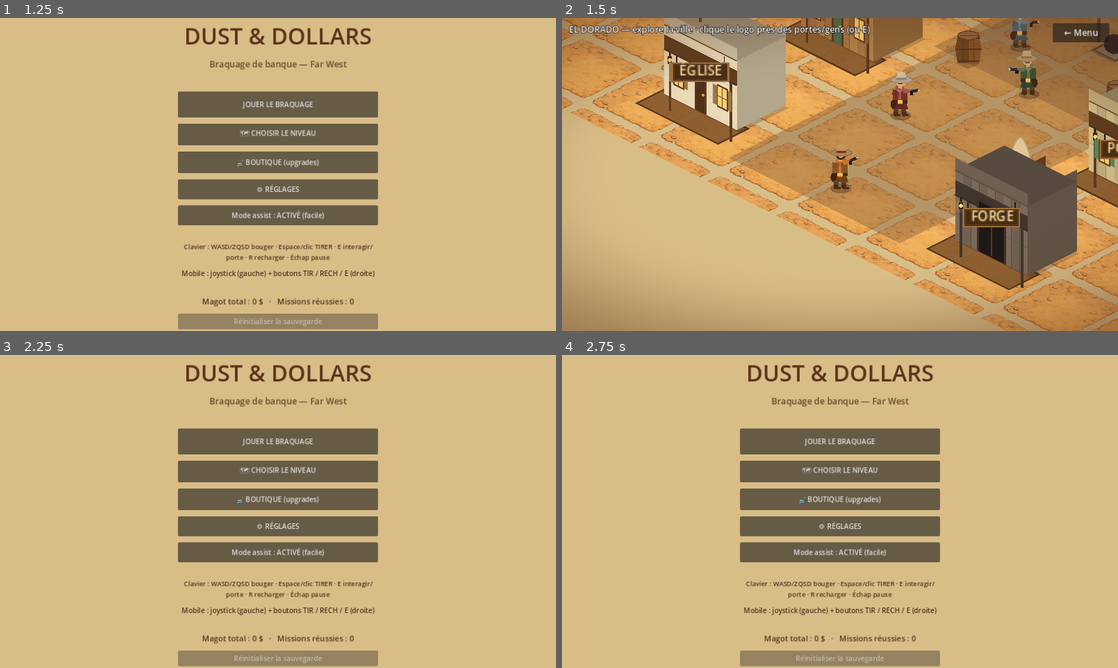
Above: before the commit, frames 1-4 (two rows, left to right).
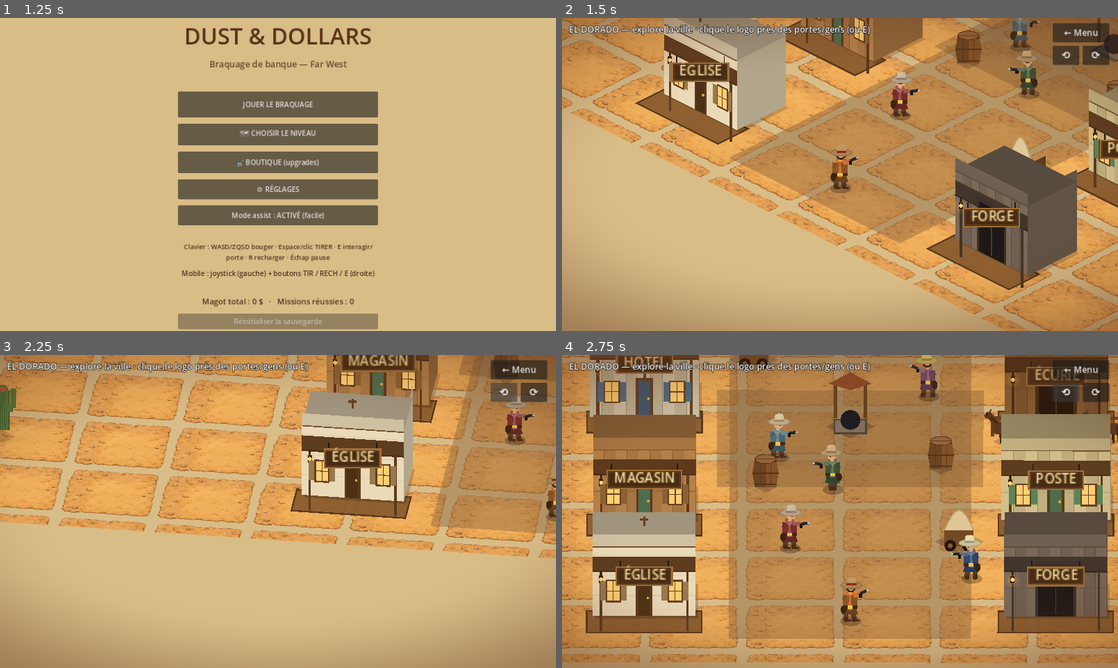
Above: after the commit, the same moments.

Repository: sebadiaz/Cowboys
Game: Godot game, scene res://scenes/Boot.tscn
Same seed, same stepped clock (60 frames per second), same inputs: the game is played once before the commit and once after it.
Inputs (mouse positions are in pixels of both pictures, inside the frame that each line leads up to):
- Up to frame 1 (1.25 s): tap Enter at 0.5 s; move the mouse to (400, 158) at 0.52 s; hold D (move_right) from 0.53 s (still down); hold Space (fire) from 0.53 s (still down); click (400, 158) at 0.67 s
- Up to frame 2 (1.5 s): release D (move_right) at 1.25 s; release Space (fire) at 1.25 s; click "JOUER LE BRAQUAGE" at 1.25 s
- Up to frame 3 (2.25 s): click "← Menu" (after the commit: "⟲") at 2 s
- Up to frame 4 (2.75 s): no input

Frame 1 is identical in both runs. In frame 2, 0.6% of the frame differs, in the area x 88-99%, y 8-16%; in frame 3, 67%; in frame 4, 96%, in the area x 0-100%, y 0-100%.

Commit message:
Moteur iso: vue pivotable (yaw) — la ville tourne par pas de 45° (boutons + touches), simulation inchangée; mission/saloon restent en vue fixe

Diff:
--- a/scripts/iso.gd
+++ b/scripts/iso.gd
@@ -4,31 +4,41 @@
 ## La logique/physique du jeu reste en coordonnées cartésiennes "top-down" ;
 ## on projette uniquement à l'affichage. Origine de projection = (0,0) ; le
 ## décalage de centrage est géré par la position du noeud IsoRenderer.
+##
+## `yaw` permet de FAIRE PIVOTER la vue (autour de l'axe vertical du monde) sans
+## toucher à la simulation : on tourne les coordonnées monde AVANT la projection
+## iso. À 0 on retrouve la vue iso classique. Les scènes qui ne veulent pas de
+## rotation (mission, saloon) remettent `Iso.yaw = 0.0`.
 
 const S := 0.52        # échelle horizontale
 const H := 0.5         # aplatissement vertical (2:1)
 const WALL_HEIGHT := 34.0
 const ACTOR_LIFT := 1.4  # hauteur du corps au-dessus du sol (x rayon)
 
+static var yaw := 0.0   # rotation de la vue (radians), appliquée avant la projection
+
 
 ## Monde cartésien -> position écran (relative).
 static func project(p: Vector2) -> Vector2:
-	return Vector2((p.x - p.y) * S, (p.x + p.y) * S * H)
+	var r := p.rotated(yaw)
+	return Vector2((r.x - r.y) * S, (r.x + r.y) * S * H)
 
 
 ## Inverse de project() : position écran (relative) -> monde cartésien.
 static func unproject(s: Vector2) -> Vector2:
-	var a := s.x / S            # = x - y
-	var b := s.y / (S * H)      # = x + y
-	return Vector2((a + b) * 0.5, (b - a) * 0.5)
+	var a := s.x / S            # = r.x - r.y
+	var b := s.y / (S * H)      # = r.x + r.y
+	return Vector2((a + b) * 0.5, (b - a) * 0.5).rotated(-yaw)
 
 
 ## Profondeur de tri : plus c'est grand, plus c'est "devant" (dessiné en dernier).
 static func depth(p: Vector2) -> float:
-	return p.x + p.y
+	var r := p.rotated(yaw)
+	return r.x + r.y
 
 
 ## Vecteur d'entrée écran (droite=+x, bas=+y) -> direction de déplacement monde.
-## Donne des contrôles alignés sur l'écran (WASD = haut/bas/gauche/droite visuels).
+## Donne des contrôles alignés sur l'écran (WASD = haut/bas/gauche/droite visuels),
+## quelle que soit la rotation courante de la vue.
 static func screen_to_world(v: Vector2) -> Vector2:
-	return v.x * Vector2(1.0, -1.0) + v.y * Vector2(1.0, 1.0)
+	return (v.x * Vector2(1.0, -1.0) + v.y * Vector2(1.0, 1.0)).rotated(-yaw)
--- a/scripts/iso_renderer.gd
+++ b/scripts/iso_renderer.gd
@@ -182,6 +182,7 @@
 
 
 func _draw() -> void:
+	Iso.yaw = 0.0          # la mission se joue toujours en vue iso fixe
 	_draw_floor()
 	_draw_decor()
 	if is_instance_valid(exit_zone):
--- a/scripts/saloon.gd
+++ b/scripts/saloon.gd
@@ -40,6 +40,7 @@
 
 
 func _ready() -> void:
+	Iso.yaw = 0.0          # le saloon se joue en vue iso fixe
 	_rng.randomize()
 	_build()
 	_build_physics()
--- a/scripts/town.gd
+++ b/scripts/town.gd
@@ -54,6 +54,7 @@
 
 var _zoom := 2.0
 var _cam := Vector2.ZERO
+var _yaw_target := 0.0      # angle de vue visé (la vue s'y rend en douceur)
 var _toast: Label
 var _rng := RandomNumberGenerator.new()
 
@@ -68,6 +69,8 @@
 
 func _ready() -> void:
 	_rng.randomize()
+	Iso.yaw = 0.0
+	_yaw_target = 0.0
 	# Réapparition à la sortie du saloon (sinon, entrée du village).
 	if GameManager.town_return_pos != Vector2.ZERO:
 		_player_pos = GameManager.town_return_pos
@@ -281,10 +284,18 @@
 	for n in _npcs:
 		NpcAI.update(n, delta, _blocked, _rng)
 	_update_coach(delta)
+	# Rotation douce de la vue vers l'angle visé (pivote tout le décor).
+	if absf(angle_difference(Iso.yaw, _yaw_target)) > 0.0005:
+		Iso.yaw = lerp_angle(Iso.yaw, _yaw_target, clampf(delta * 9.0, 0.0, 1.0))
 	_cam = _cam.lerp(_camera_target(), clampf(delta * 8.0, 0.0, 1.0))
 	position = _cam
 	_hint_t += delta
 	queue_redraw()
+
+
+## Fait pivoter la vue par pas de 45° (la simulation reste inchangée).
+func _rotate_view(steps: int) -> void:
+	_yaw_target += float(steps) * PI / 4.0
 
 
 ## Choisit l'interaction la plus proche (banque, saloon, PNJ, commerce) et gère E.
@@ -428,6 +439,11 @@
 func _unhandled_input(event: InputEvent) -> void:
 	if event.is_action_pressed("pause"):
 		GameManager.goto_main_menu()
+	elif event is InputEventKey and event.pressed and not event.echo:
+		# Pivoter la vue par pas de 45° (touches sans conflit avec le déplacement).
+		match event.keycode:
+			KEY_BRACKETLEFT, KEY_COMMA: _rotate_view(-1)
+			KEY_BRACKETRIGHT, KEY_PERIOD: _rotate_view(1)
 
 
 # --- Caméra qui suit le cowboy (bornée à la carte) ---
@@ -1000,6 +1016,22 @@
 	back.pressed.connect(func() -> void: GameManager.goto_main_menu())
 	layer.add_child(back)
 
+	# Boutons de rotation de la vue (desktop + mobile) : tournent le décor de 45°.
+	var rot := HBoxContainer.new()
+	rot.add_theme_constant_override("separation", 8)
+	rot.set_anchors_preset(Control.PRESET_TOP_RIGHT)
+	rot.position = Vector2(-150, 64)
+	for spec in [["⟲", -1], ["⟳", 1]]:
+		var rb := Button.new()
+		rb.text = str(spec[0])
+		rb.add_theme_font_size_override("font_size", 24)
+		rb.custom_minimum_size = Vector2(61, 44)
+		rb.focus_mode = Control.FOCUS_NONE
+		var st: int = spec[1]
+		rb.pressed.connect(func() -> void: _rotate_view(st))
+		rot.add_child(rb)
+	layer.add_child(rot)
+
 	# Bandeau d'ambiance (texte affiché en bas quand on observe un lieu).
 	_toast = Label.new()
 	_toast.add_theme_font_size_override("font_size", 22)
